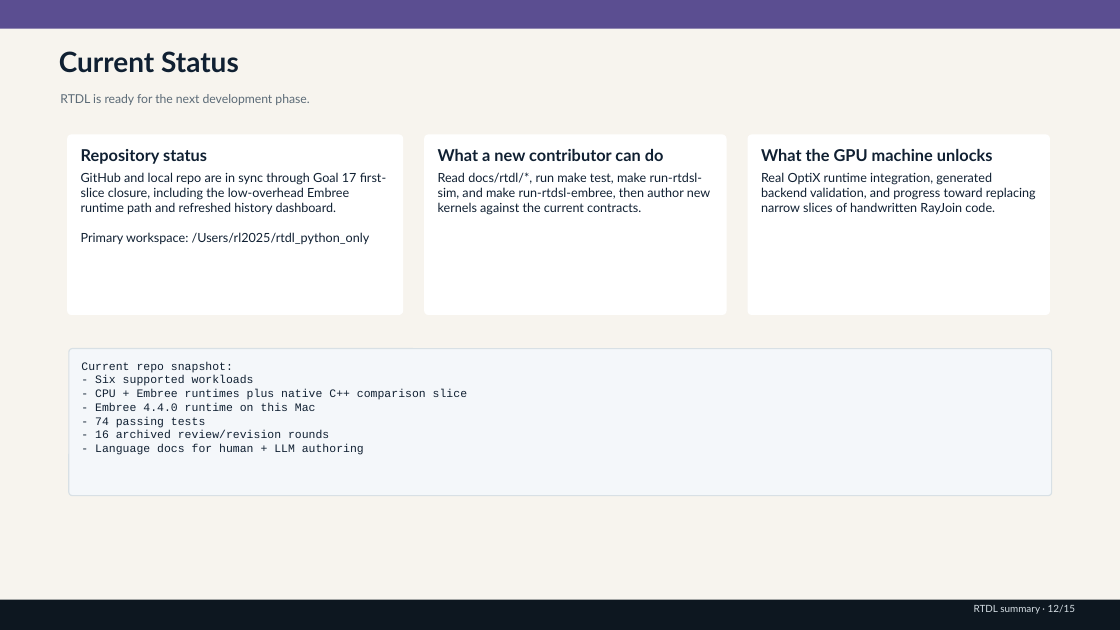
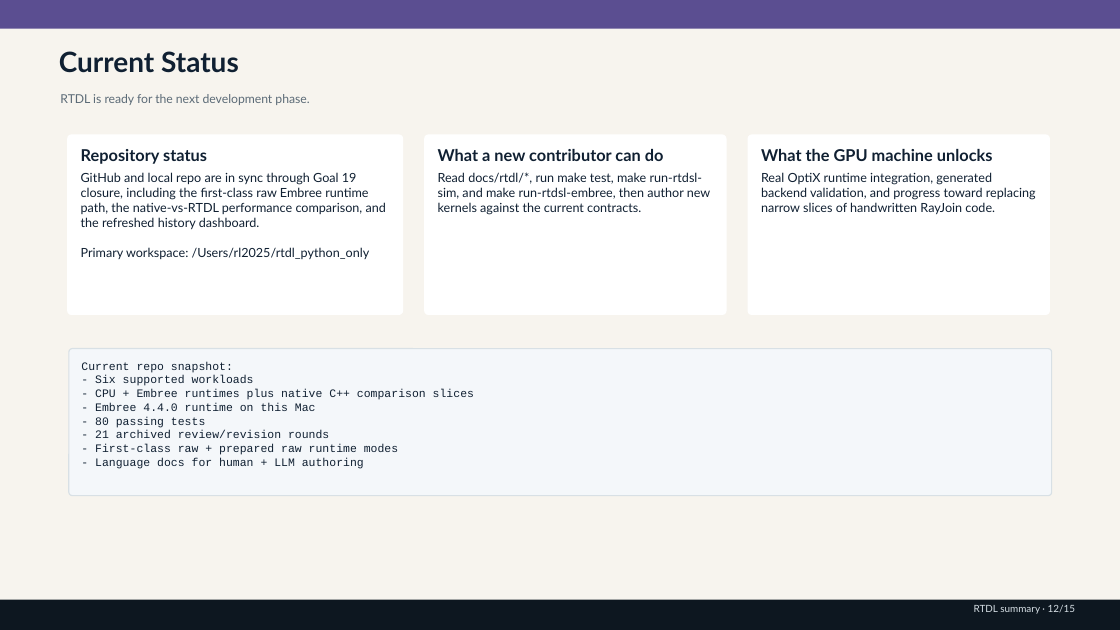
Before and after one commit to rubaolee/rtdl, a slide deck: slide 12 of rtdl_status_summary.pptx. Drawn at 1120x630 pixels with LibreOffice and Linux fonts; fonts in the diff are those of the drawing. Boxes give left, top, right and bottom in pixels: in the first picture for what was removed or moved away, otherwise in the second. Text is boxed around its words. In the diff, an @@ line names an element or a change of style, - is before the commit and + after.

Commit message:
Refresh runtime docs and status deck for Goal 19

```diff
--- a/rtdl_status_summary.pptx
+++ b/rtdl_status_summary.pptx
@@ text at bbox=[81, 172, 386, 229]: text changed @@
-GitHub and local repo are in sync through Goal 17 first-slice closure, including the low-overhead Embree runtime path and refreshed history dashboard.
+GitHub and local repo are in sync through Goal 19 closure, including the first-class raw Embree runtime path, the native-vs-RTDL performance comparison, and the refreshed history dashboard.
@@ text at bbox=[95, 389, 474, 400]: text changed @@
-- CPU + Embree runtimes plus native C++ comparison slice
+- CPU + Embree runtimes plus native C++ comparison slices
@@ text at bbox=[95, 417, 398, 455]: text changed @@
-- 74 passing tests
-- 16 archived review/revision rounds
+- 80 passing tests
+- 21 archived review/revision rounds
+- First-class raw + prepared raw runtime modes
```
Also in this commit, not shown: 1 other slide changed, 2 other files.
